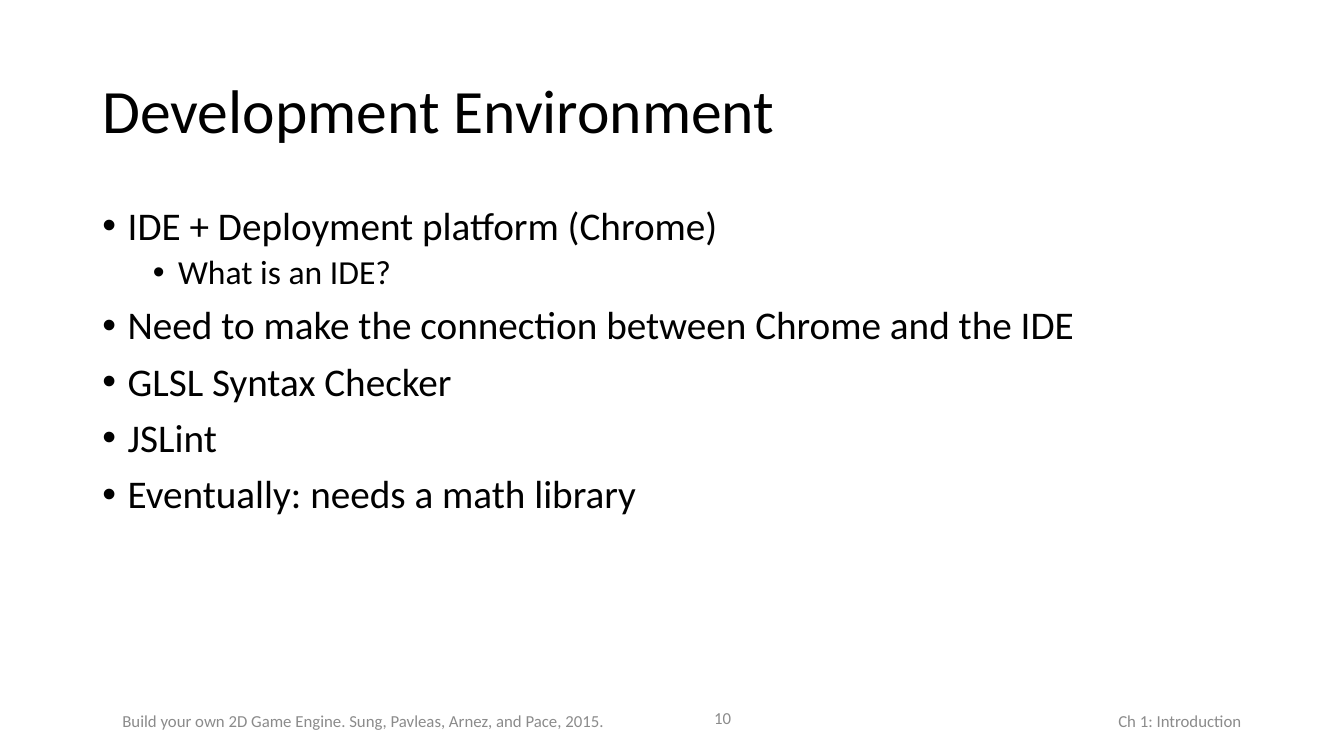
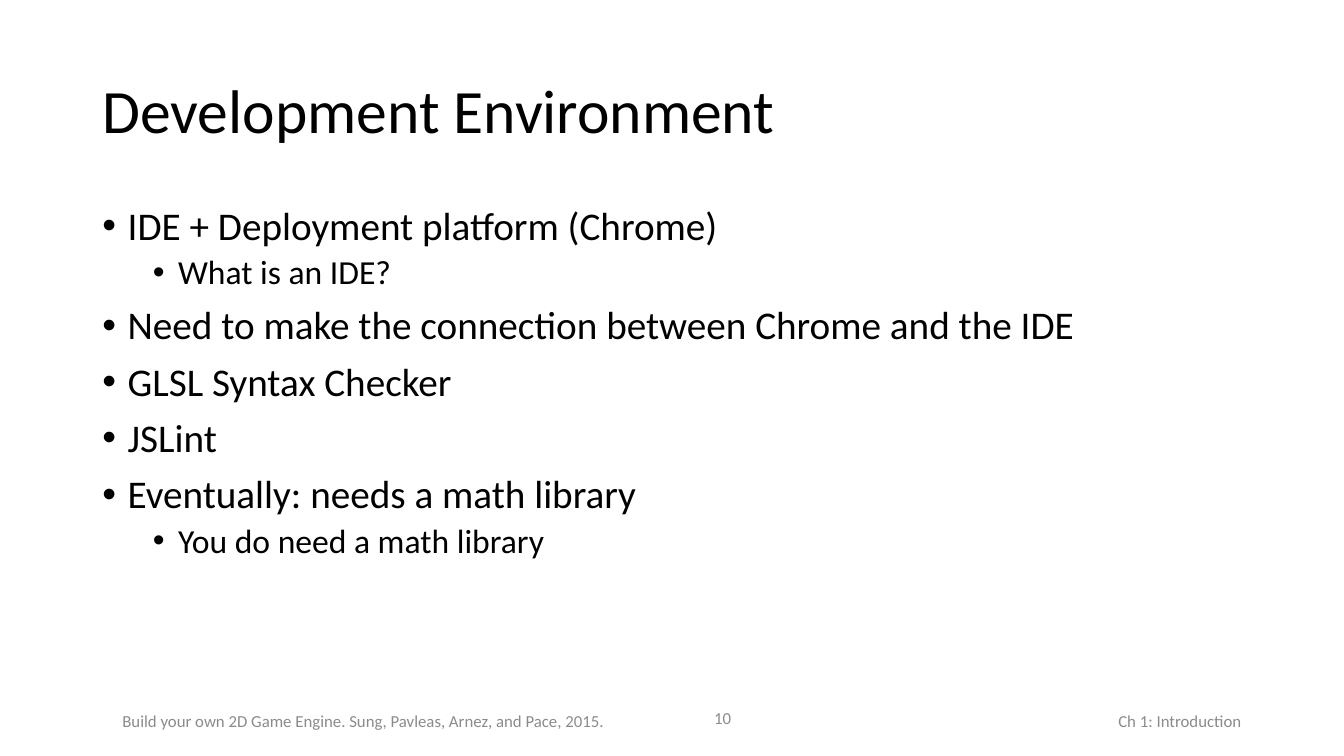
Before and after one commit to HTML5GameEngineGroup/html5engine, a slide deck: slide 10 of Book-PPT/Chap1.pptx. Drawn at 1344x756 pixels with LibreOffice and Linux fonts; fonts in the diff are those of the drawing. Boxes give left, top, right and bottom in pixels: in the first picture for what was removed or moved away, otherwise in the second. Text is boxed around its words. In the diff, an @@ line names an element or a change of style, - is before the commit and + after.

```diff
--- a/Book-PPT/Chap1.pptx
+++ b/Book-PPT/Chap1.pptx
@@ text at (178,529,544,559): paragraph added @@
+  • You do need a math library
```
Also in this commit, not shown: 4 other slides changed, 17 other files.
